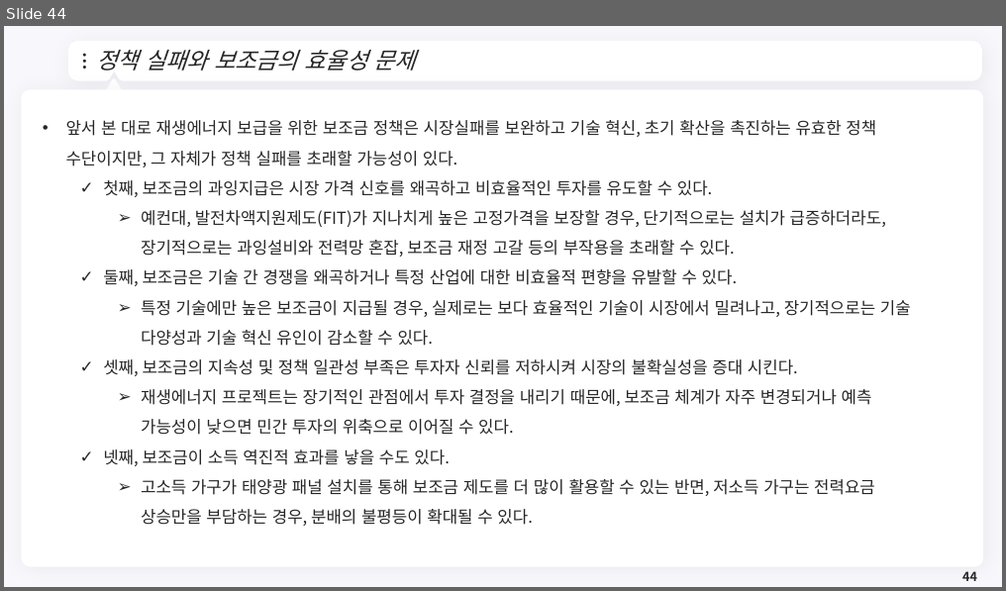
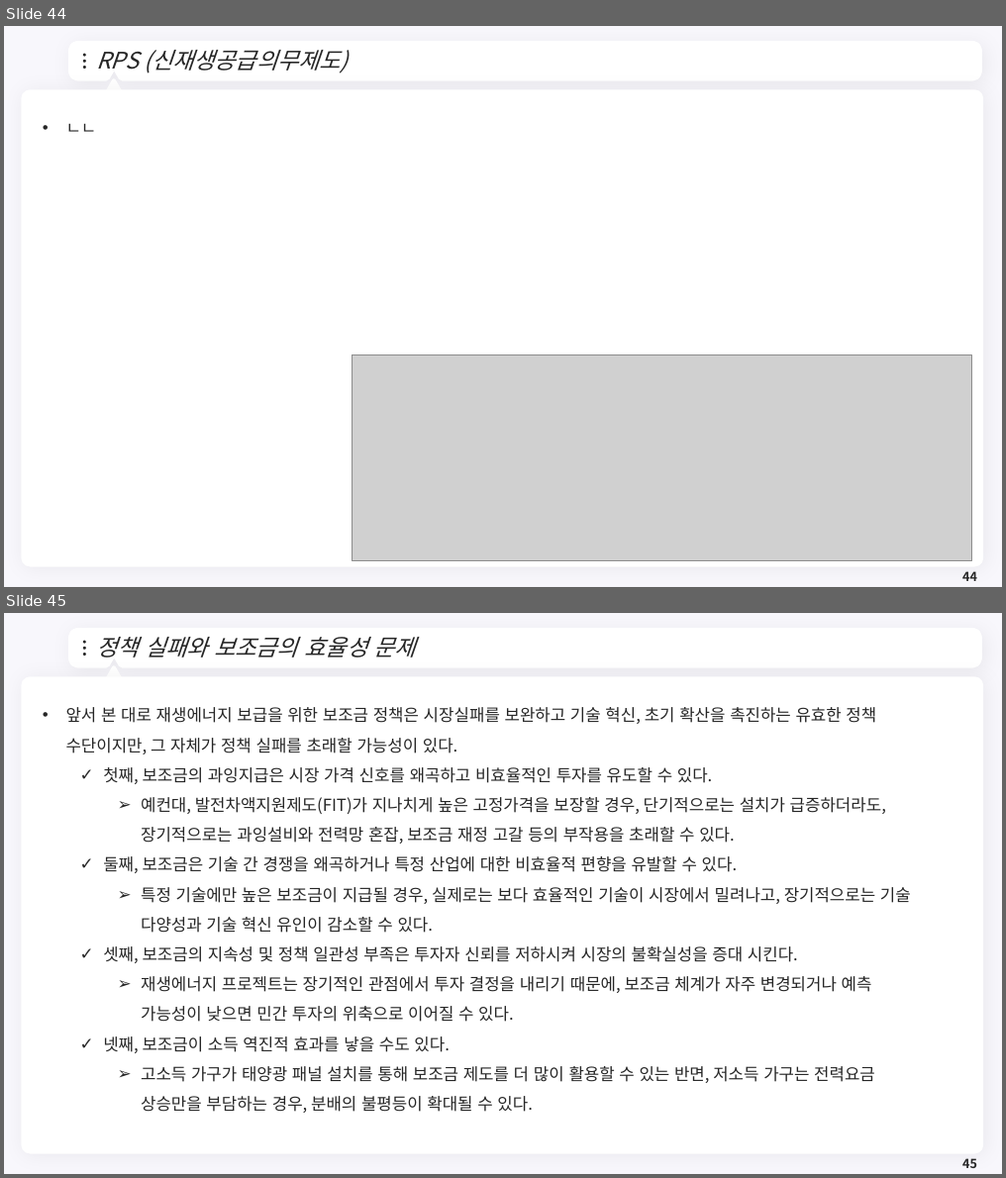
Before and after one commit to meandthey/Teaching, a slide deck: 에너지경제학/자원에너지경제학_Chapter_7 (재생에너지).pptx. Shown one above the other, each under a label of ours: slide 44 before the commit, slides 44 and 45 after it. The pictures are 1006x591 and 1006x1178 pixels, drawn with LibreOffice and Linux fonts; fonts in the diff are those of the drawing; grey boxes stand for pictures; background and template pictures are left out. Boxes give left, top, right and bottom in pixels: in the first picture for what was removed or moved away, otherwise in the second. Text is boxed around its words. In the diff, an @@ line names an element or a change of style, - is before the commit and + after.

```diff
--- a/에너지경제학/자원에너지경제학_Chapter_7 (재생에너지).pptx
+++ b/에너지경제학/자원에너지경제학_Chapter_7 (재생에너지).pptx
@@ slide 44 added at <box>4,26,1002,587</box>, background #F8F7FC; not listed: 7 template elements that a slide beside it also shows @@
@@ title added at <box>96,50,349,74</box>, 22 pt, text #262626, italic @@
+RPS (신재생공급의무제도)
@@ text added at <box>66,123,97,132</box>, 16 pt, text #262626 @@
+• ㄴㄴ
@@ picture added at <box>351,355,971,562</box> @@
@@ page number added at <box>962,571,977,581</box>, 12 pt, text #262626, bold @@
+44
@@ what was slide 44 is now slide 45 @@
@@ page number at <box>962,1158,977,1168</box>: text changed @@
-44
+45
```
Also in this commit, not shown: 1 slide changed, 1 other slide added, 1 slide removed, 2 other files.
